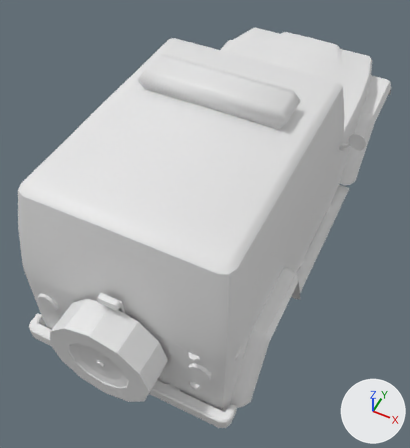
The FBX model Hobby-Work/IbishuHopper/media/models_X/vehicles/RangerHopper.fbx, before and after one commit.
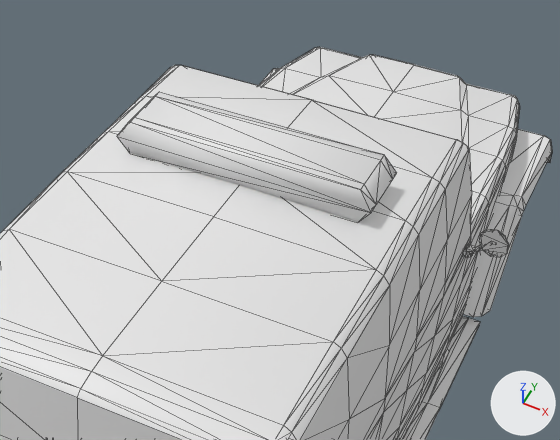
Each version is shown whole from a 50 mm lens placed at (0.0174, -0.0447, 0.0379), pointed at (-0.0002, -0.0096, -0.0059), then close up on the part from 17% to 97% of the width and 0% to 57% of the height. Every picture has the same lights, and +X, +Y and +Z are marked at lower right. The first two pictures are the older version. The close-ups show mesh edges as thin lines. Where no turn or scale is listed for an object, it has been applied to the vertices. Vertices at exactly the same position are counted once.

In view in the first close-up: 'Hopper'.
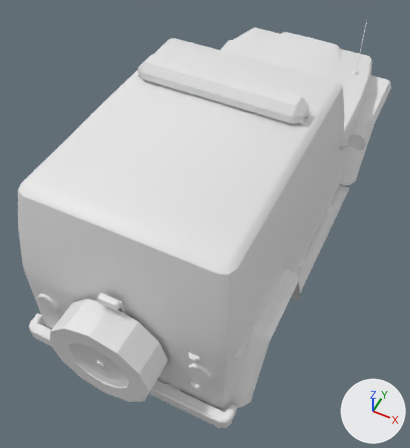
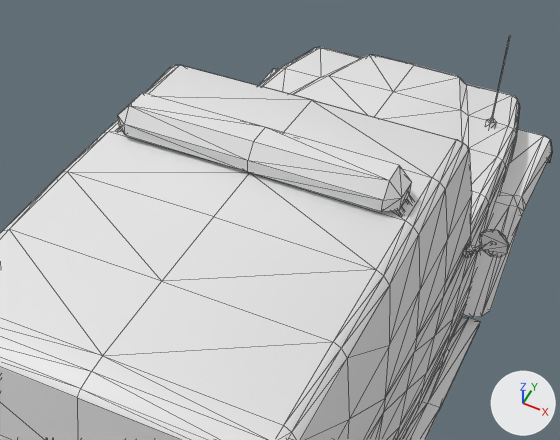
Where the newer file only moved an object's origin or applied its transform, the numbers keep the older frame.

Where the change shows, as pixel boxes (x1, y1, x2, y2) in the close-ups (560 x 440 px; the box of a moved part takes in the faces that stretch with it):
```json
{"object": "Hopper", "change": "reshaped", "before": [0, 47, 552, 440], "after": [0, 36, 552, 440]}
{"part": 1, "of": "me_hopper_001", "change": "added", "after": [118, 93, 411, 212]}
{"part": 2, "of": "me_hopper_001", "change": "added", "after": [486, 36, 511, 128]}
{"part": 3, "of": "me_hopper_001", "change": "moved or reshaped", "before": [117, 92, 397, 222], "after": [117, 127, 413, 215], "on screen": "mostly hidden afterwards"}
```

Scene script edits in JSON lines:
```json
{"block": "me_hopper_001", "where": "# used by ob_hopper; location = (0.0, 0.0, -0.0011)"}
{"op": "remove", "block": "me_hopper_001", "code": "me_hopper_001.from_pydata(...)  # 1438 vertices, 2814 faces; spans x -0.0123..0.0123, y -0.0276..0.0235, z -0.0102..0.0114"}
{"op": "add", "block": "me_hopper_001", "code": "me_hopper_001.from_pydata(...)  # 1493 vertices, 2882 faces; spans x -0.0123..0.0123, y -0.0276..0.0235, z -0.0102..0.0112"}
{"block": "me_hopper_001", "change": "me_hopper_001 part 1: a new loose piece of 26 vertices spanning x -0.0078..0.0078, y -0.0083..-0.0057, z 0.0098..0.0112, in mat_material (white #e7e7e7)"}
{"block": "me_hopper_001", "change": "me_hopper_001 part 2: a new loose piece of 21 vertices spanning x 0.007..0.0077, y 0.0147..0.0154, z 0.0007..0.0077, in mat_material (white #e7e7e7)"}
{"block": "me_hopper_001", "change": "me_hopper_001 part 3"}
{"block": "me_hopper_001", "change": "23 vertices are removed from x -0.0069..0.0069, y -0.0093..-0.0059, z 0.0095..0.0114"}
{"block": "me_hopper_001", "change": "48 faces are deleted"}
{"block": "me_hopper_001", "change": "1 vertex moves from x 0.0062, y -0.0066, z 0.0114 to x 0.0083, y -0.0063, z 0.009"}
{"block": "me_hopper_001", "change": "31 vertices are added at x -0.0084..0.0084, y -0.0077..-0.0063, z 0.009..0.0099"}
{"block": "me_hopper_001", "change": "32 new faces join them"}
{"block": "me_hopper_001", "change": "other edits to the shape of me_hopper_001 do not show in these pictures"}
{"op": "remove", "block": "me_hopper_001", "code": "me_hopper_001.materials.append(mat_material_002)  # white #e7e7e7"}
```
